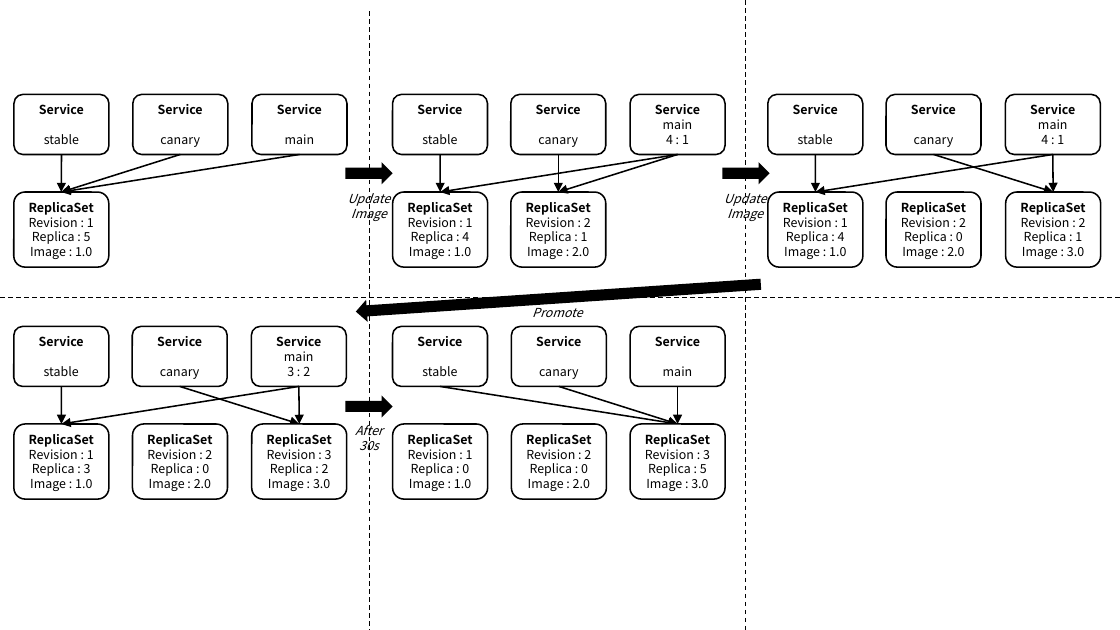
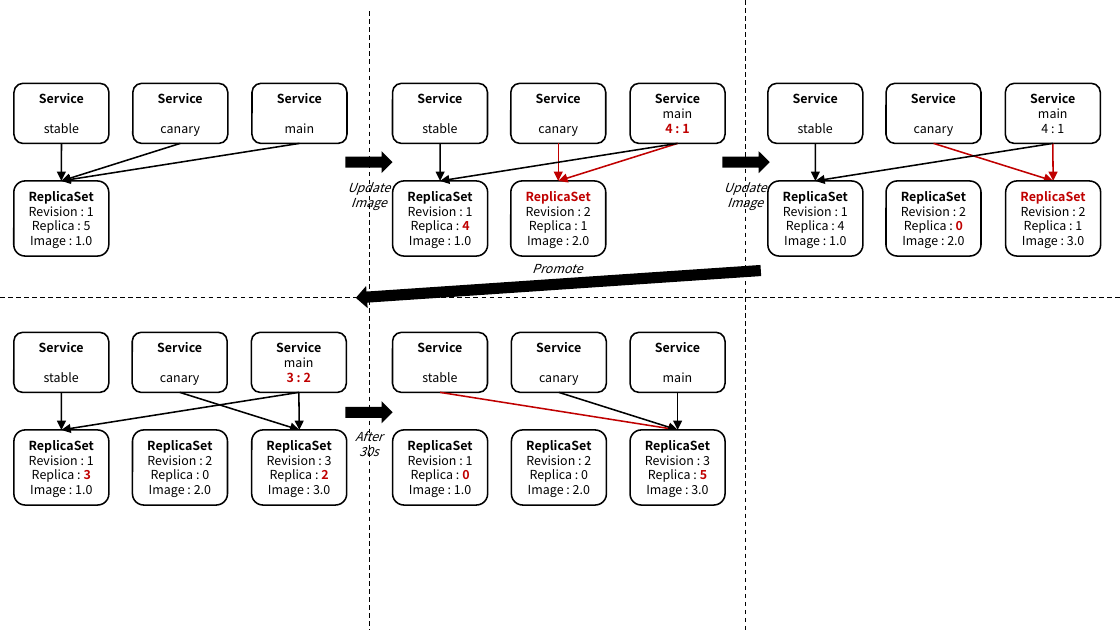
Before and after one commit to ssup2/blog-software, a slide deck: slide 3 of content/docs/theory-analysis/argo-rollouts/images/images.pptx. Drawn at 1120x630 pixels with LibreOffice and Linux fonts; fonts in the diff are those of the drawing. Boxes give left, top, right and bottom in pixels: in the first picture for what was removed or moved away, otherwise in the second. Text is boxed around its words. In the diff, an @@ line names an element or a change of style, - is before the commit and + after.

```diff
--- a/content/docs/theory-analysis/argo-rollouts/images/images.pptx
+++ b/content/docs/theory-analysis/argo-rollouts/images/images.pptx
@@ arrow (678, 143) - (559, 181): stroke #000000 1 pt to #C00000 1 pt @@
@@ arrow (559, 143) - (559, 181): stroke #000000 1 pt to #C00000 1 pt @@
@@ text in rounded rectangle at (665, 123, 689, 133): text colour #000000 to #C00000, bold on in "4 : 1" @@
@@ arrow (934, 143) - (1053, 181): stroke #000000 1 pt to #C00000 1 pt @@
@@ 15 rounded rectangles, 11 arrows, 2 texts, 2 right arrows: place and size @@
-15 rounded rectangles, 11 arrows, 2 texts, 2 right arrows at (13, 94, 1101, 267)
+15 rounded rectangles, 11 arrows, 2 texts, 2 right arrows at (13, 83, 1101, 256)
@@ arrow (1053, 143) - (1053, 181): stroke #000000 1 pt to #C00000 1 pt @@
@@ text in rounded rectangle at (526, 191, 591, 204): text colour #000000 to #C00000 in "ReplicaSet" @@
@@ text in rounded rectangle at (1020, 191, 1085, 204): text colour #000000 to #C00000 in "ReplicaSet" @@
@@ text in rounded rectangle at (411, 220, 469, 233): text colour #000000 to #C00000, bold on in "4" @@
@@ text in rounded rectangle at (904, 220, 963, 233): text colour #000000 to #C00000, bold on in "0" @@
@@ right arrow: place and size @@
-right arrow at (355, 273, 761, 323)
+right arrow at (355, 260, 761, 309)
@@ text "Promote" rewrapped from (532, 304, 582, 317) to (532, 264, 582, 273) @@
@@ text in rounded rectangle at (287, 372, 311, 382): text colour #000000 to #C00000, bold on in "3 : 2" @@
@@ 12 rounded rectangles, 7 arrows, 1 text, 1 right arrow: place and size @@
-12 rounded rectangles, 7 arrows, 1 text, 1 right arrow at (13, 326, 726, 500)
+12 rounded rectangles, 7 arrows, 1 text, 1 right arrow at (13, 333, 726, 505)
@@ arrow (440, 392) - (678, 430): stroke #000000 1 pt to #C00000 1 pt @@
@@ text in rounded rectangle at (32, 469, 91, 482): text colour #000000 to #C00000, bold on in "3" @@
@@ text in rounded rectangle at (270, 469, 328, 482): text colour #000000 to #C00000, bold on in "2" @@
@@ text in rounded rectangle at (411, 469, 469, 482): text colour #000000 to #C00000, bold on in "0" @@
@@ text in rounded rectangle at (648, 469, 707, 482): text colour #000000 to #C00000, bold on in "5" @@
```
Also in this commit, not shown: 3 other slides changed, 6 slides added, 1 other file.
